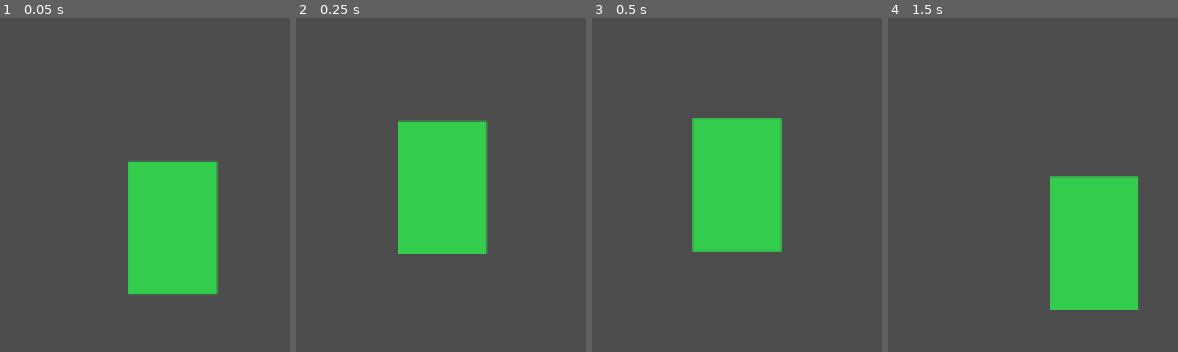
Above: before the commit, frames 1-4 (left to right).
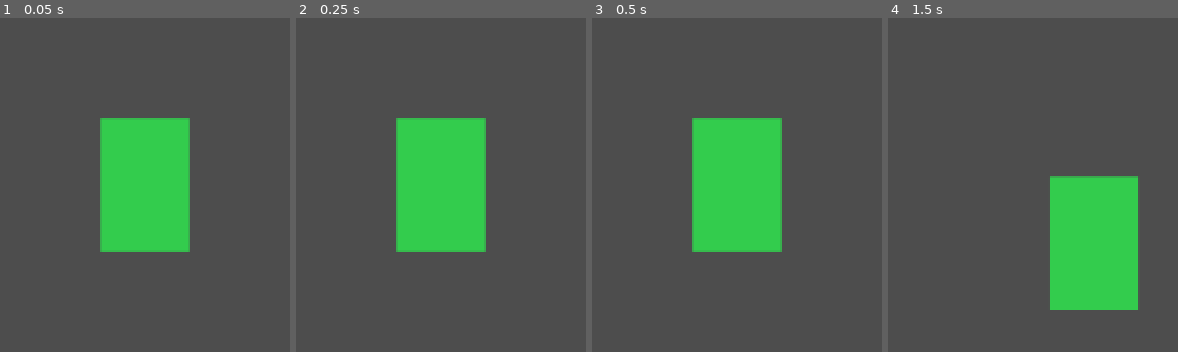
Above: after the commit, the same moments.

Repository: WMsans/top-down-rogue
Game: Godot game, scene res://scenes/main.tscn
Same seed, same stepped clock (60 frames per second), same inputs: the game is played once before the commit and once after it.
Inputs (mouse positions are in pixels of both pictures, inside the frame that each line leads up to):
- Up to frame 1 (0.05 s): no input
- Up to frame 2 (0.25 s): no input
- Up to frame 3 (0.5 s): no input
- Up to frame 4 (1.5 s): tap Enter at 0.5 s; move the mouse to (outside the picture) at 0.52 s; hold D 0.53-1.28 s; click (outside the picture) at 0.67 s; tap Space at 1.25 s; move the mouse to (outside the picture) at 1.27 s; hold S from 1.28 s (still down)

The runs differ from the first frame. In frame 1, 13% of the frame differs, in the area x 34-76%, y 29-83%; in frame 2, 1.4%; in frame 3, nothing differs; in frame 4, nothing differs.
Error before the commit: Cannot call method 'shader_create_from_spirv' on a null value. (res://scripts/world_manager.gd:77)
Error after the commit: Parse Error: Identifier "RDBufferFormat" not declared in the current scope. (res://scripts/world_manager.gd:116)

Commit message:
feat: add collider shader pipeline and storage buffer

Diff:
--- a/scripts/world_manager.gd
+++ b/scripts/world_manager.gd
@@ -18,6 +18,9 @@
 var gen_pipeline: RID
 var sim_shader: RID
 var sim_pipeline: RID
+var collider_shader: RID
+var collider_pipeline: RID
+var collider_storage_buffer: RID
 var dummy_texture: RID
 
 var render_shader: Shader
@@ -37,6 +40,7 @@
 	rd = RenderingServer.get_rendering_device()
 	_init_shaders()
 	_init_dummy_texture()
+	_init_collider_storage_buffer()
 	render_shader = preload("res://shaders/render_chunk.gdshader")
 	_init_material_textures()
 
@@ -61,6 +65,8 @@
 	chunks.clear()
 	if dummy_texture.is_valid():
 		rd.free_rid(dummy_texture)
+	if collider_storage_buffer.is_valid():
+		rd.free_rid(collider_storage_buffer)
 	if gen_pipeline.is_valid():
 		rd.free_rid(gen_pipeline)
 	if gen_shader.is_valid():
@@ -69,6 +75,10 @@
 		rd.free_rid(sim_pipeline)
 	if sim_shader.is_valid():
 		rd.free_rid(sim_shader)
+	if collider_pipeline.is_valid():
+		rd.free_rid(collider_pipeline)
+	if collider_shader.is_valid():
+		rd.free_rid(collider_shader)
 
 
 func _init_shaders() -> void:
@@ -81,6 +91,11 @@
 	var sim_spirv := sim_file.get_spirv()
 	sim_shader = rd.shader_create_from_spirv(sim_spirv)
 	sim_pipeline = rd.compute_pipeline_create(sim_shader)
+
+	var collider_file: RDShaderFile = load("res://shaders/collider.glsl")
+	var collider_spirv := collider_file.get_spirv()
+	collider_shader = rd.shader_create_from_spirv(collider_spirv)
+	collider_pipeline = rd.compute_pipeline_create(collider_shader)
 
 
 func _init_dummy_texture() -> void:
@@ -93,6 +108,15 @@
 	data.resize(CHUNK_SIZE * CHUNK_SIZE * 4)
 	data.fill(0)
 	dummy_texture = rd.texture_create(tf, RDTextureView.new(), [data])
+
+
+func _init_collider_storage_buffer() -> void:
+	var max_segments := 4096
+	var buffer_size := (1 + max_segments * 4) * 4
+	var bf := RDBufferFormat.new()
+	bf.usage_bits = RenderingDevice.STORAGE_BUFFER_USAGE_READ_WRITE
+	bf.buffer_size = buffer_size
+	collider_storage_buffer = rd.storage_buffer_create(bf)
 
 
 func _process(_delta: float) -> void:
